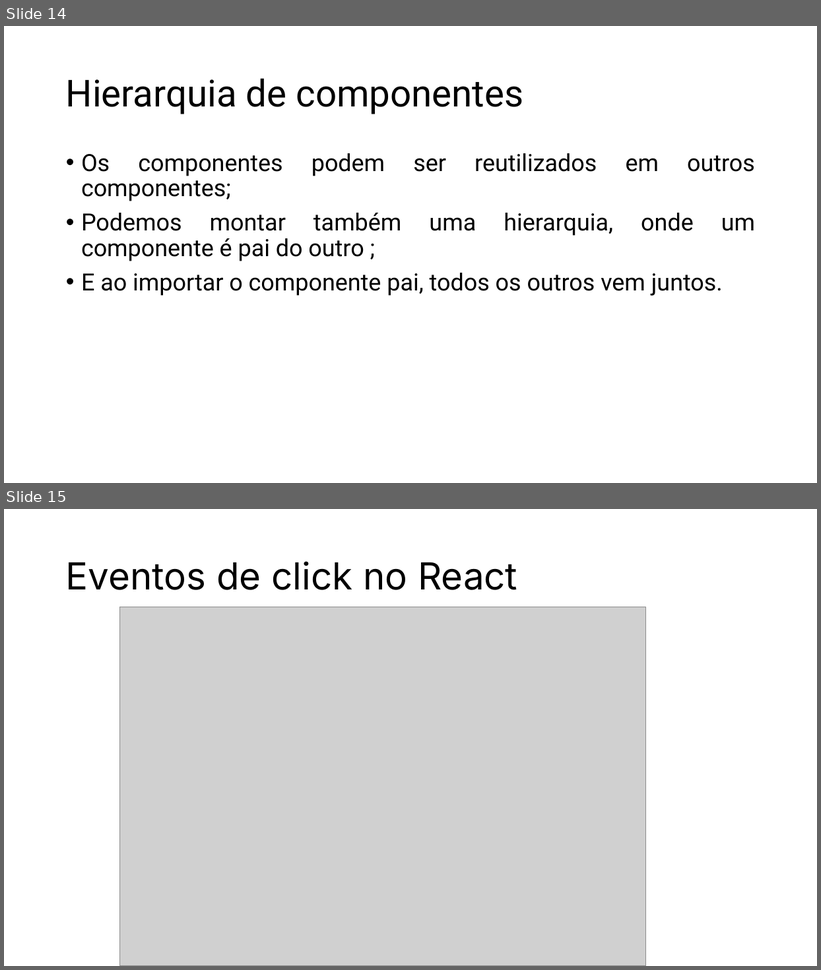
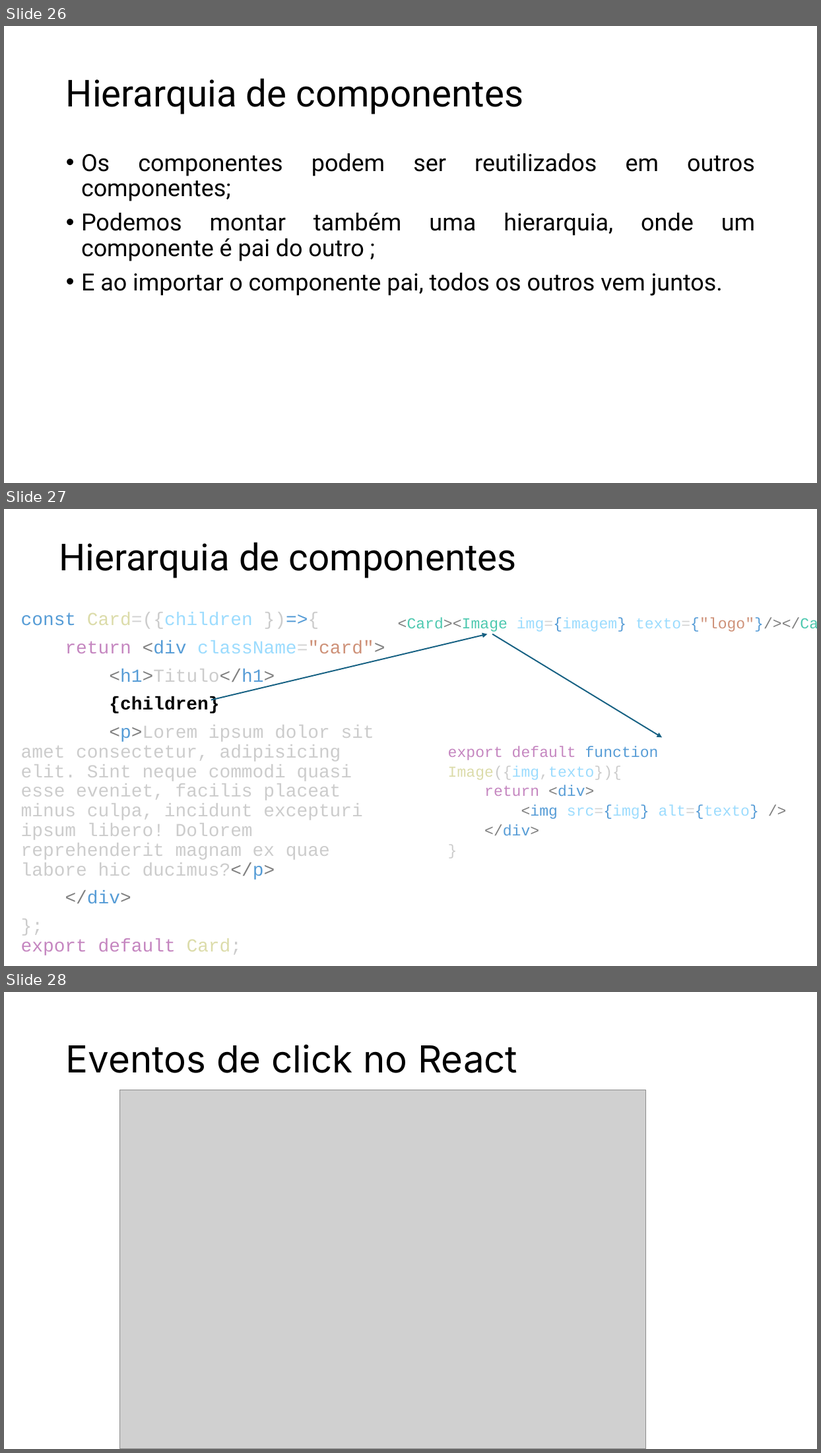
Before and after one commit to RogerSobral/h_codar_react, a slide deck: React.pptx. Shown one above the other, each under a label of ours: slides 14 and 15 before the commit, slides 26, 27 and 28 after it. The pictures are 821x970 and 821x1453 pixels, drawn with LibreOffice and Linux fonts; fonts in the diff are those of the drawing; grey boxes stand for pictures. Boxes give left, top, right and bottom in pixels: in the first picture for what was removed or moved away, otherwise in the second. Text is boxed around its words. In the diff, an @@ line names an element or a change of style, - is before the commit and + after.

```diff
--- a/React.pptx
+++ b/React.pptx
@@ slide 27 added at [4, 509, 817, 966], background #FFFFFF @@
@@ title added at [59, 542, 517, 578], 44 pt, text #000000 @@
+Hierarquia de componentes
@@ text added at [21, 613, 385, 956], 21.7 pt, text #CCCCCC @@
+const Card=({children })=>{
+return <div className="card">
+<h1>Titulo</h1>
+{children}
+<p>Lorem ipsum dolor sit amet consectetur, adipisicing elit. Sint neque commodi quasi esse eveniet, facilis placeat minus culpa, incidunt excepturi ipsum libero! Dolorem reprehenderit magnam ex quae labore hic ducimus?</p>
+</div>
+};
+export default Card;
@@ text added at [197, 617, 817, 659], 18 pt, text #9CDCFE @@
+<Card><Image img={imagem} texto={"logo"}/></Card>
@@ arrow added from (211, 700) to (488, 634), #156082 1.5 pt @@
@@ arrow added from (492, 634) to (662, 738), #156082 1.5 pt @@
@@ text added at [448, 746, 759, 836], 18 pt, text #9CDCFE @@
+export default function Image({img,texto}){
+return <div>
+<img src={img} alt={texto} />
+</div>
+}
@@ what was slide 14 is now slide 26 @@
@@ what was slide 15 is now slide 28 @@
```
Also in this commit, not shown: 3 slides changed, 15 other slides added, 46 other files.
